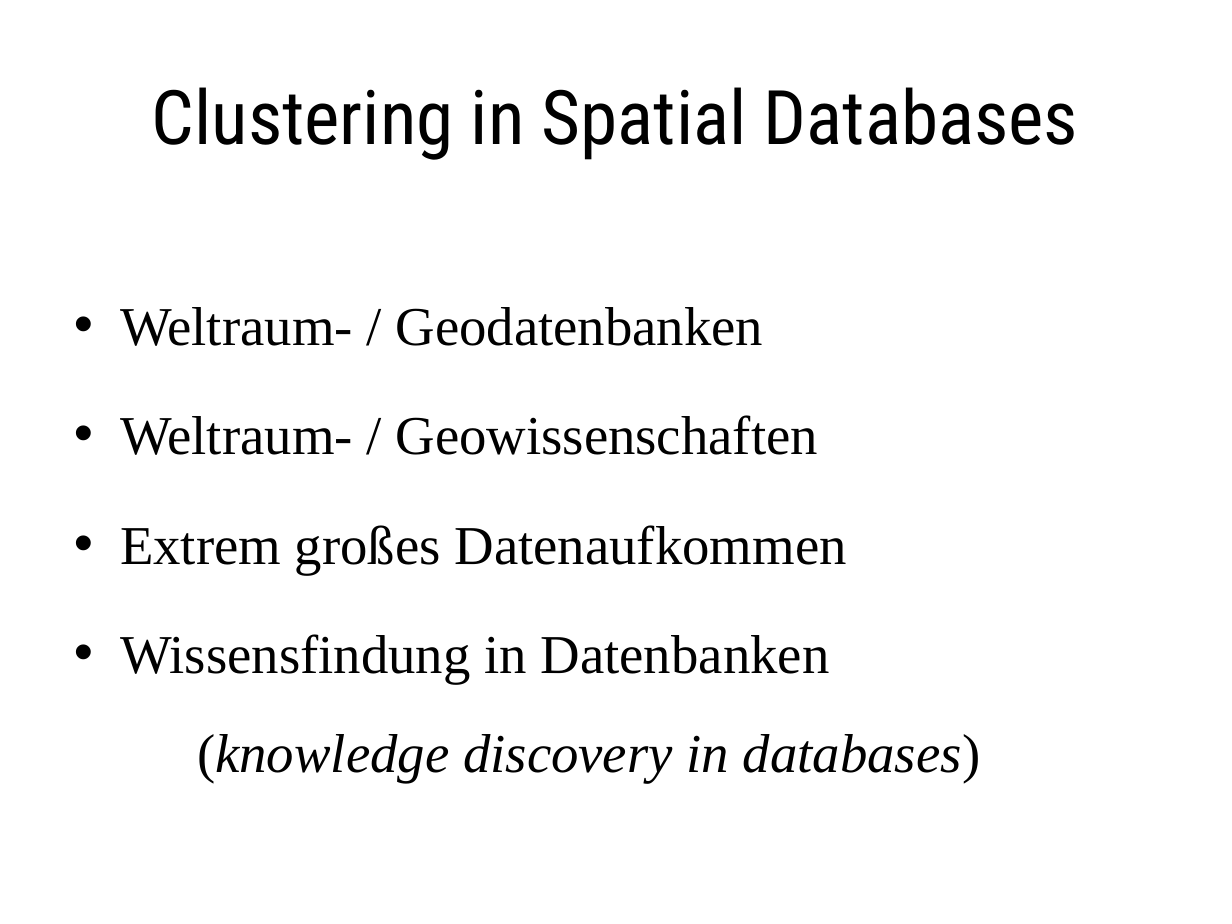
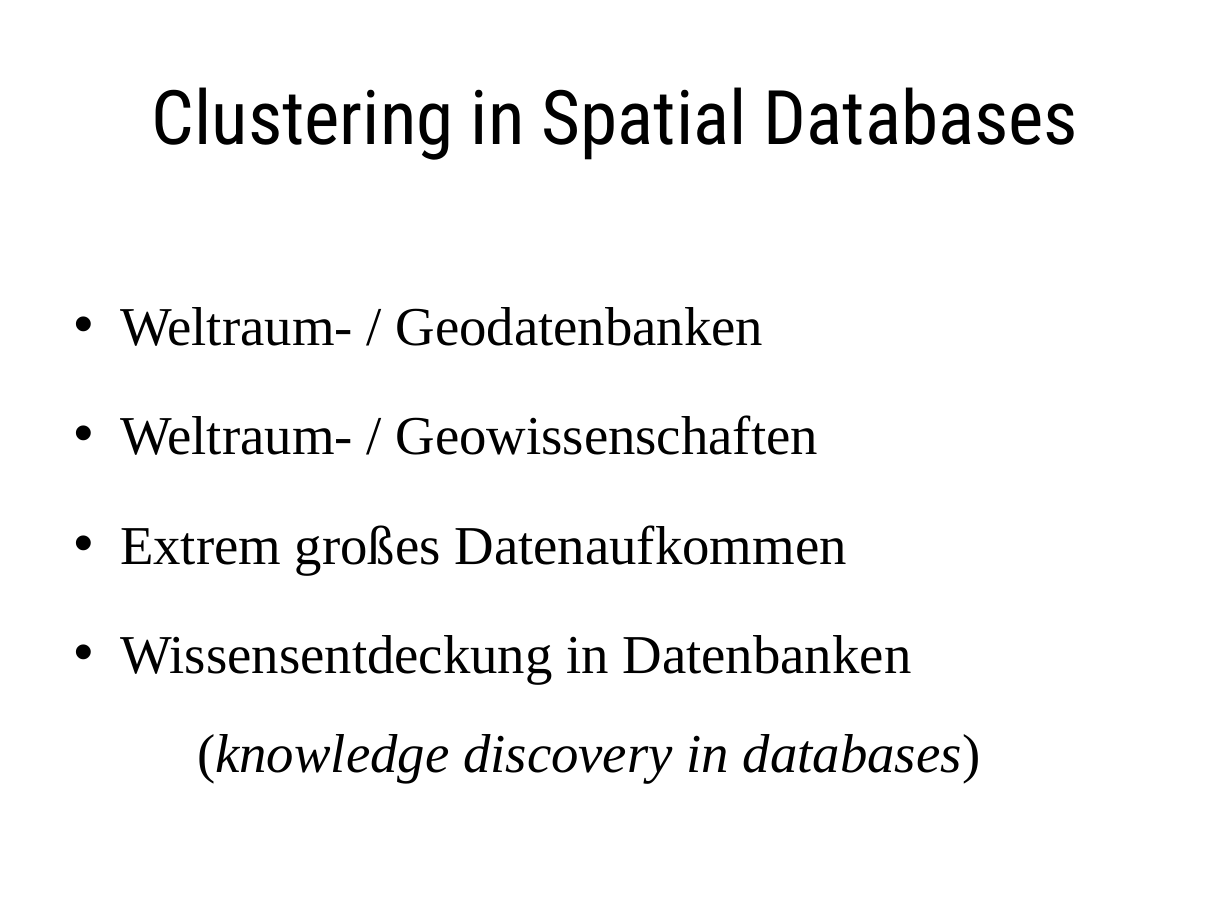
Before and after one commit to Fleshgrinder/fhs-se-research-seminar-1, a slide deck: slide 2 of task-1/Fussenegger_Task1_RS1_SOSE13.presentation.pptx. Drawn at 1232x924 pixels with LibreOffice and Linux fonts; fonts in the diff are those of the drawing. Boxes give left, top, right and bottom in pixels: in the first picture for what was removed or moved away, otherwise in the second. Text is boxed around its words. In the diff, an @@ line names an element or a change of style, - is before the commit and + after.

```diff
--- a/task-1/Fussenegger_Task1_RS1_SOSE13.presentation.pptx
+++ b/task-1/Fussenegger_Task1_RS1_SOSE13.presentation.pptx
@@ text at [120,635,981,783]: text changed @@
-• Wissensfindung in Datenbanken
-  (knowledge discovery in databases)
+• Wissensentdeckung in Datenbanken
+  (knowledge discovery in databases)
```
Also in this commit, not shown: 1 other file.
